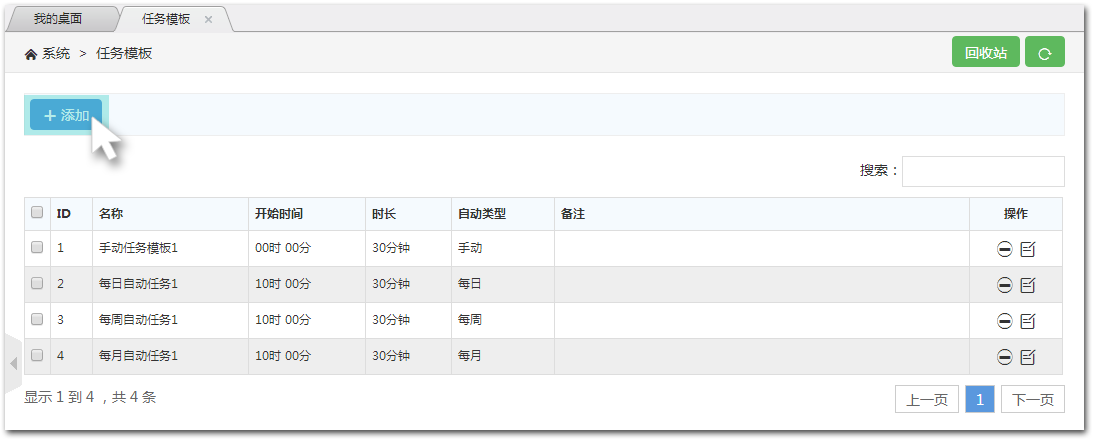
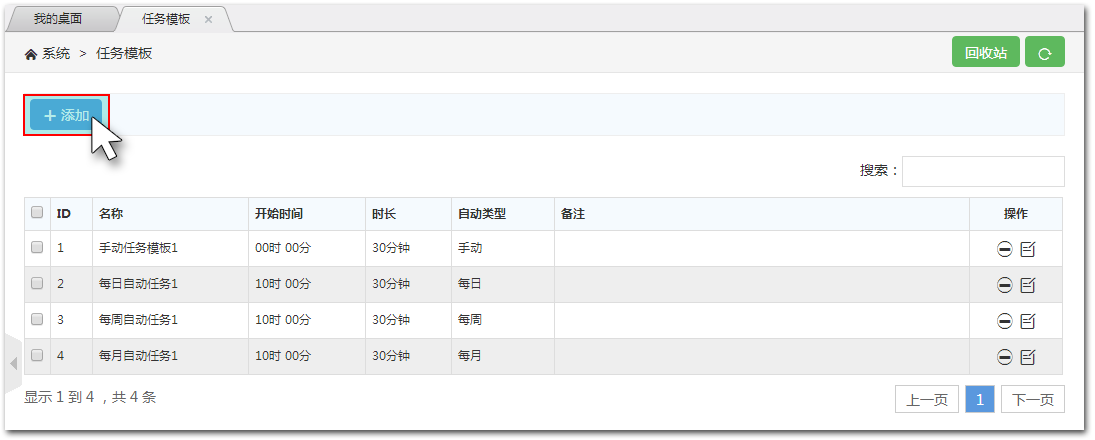
Layers edited between the first and the second 1095x440 image:
added layer "图层 4" in group "添加指示层" over [23, 94, 110, 136]
